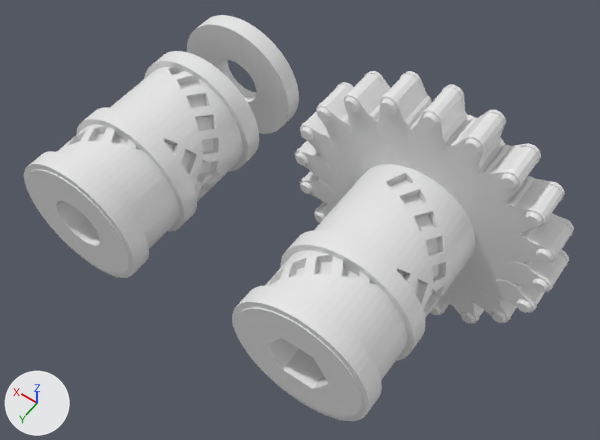
Before and after pictures for a commit that changed the glTF model web/stl/rollers.glb.
Both versions are drawn from a camera (50 mm lens) standing at (-30.7, 31.5, 97.7) and looking at (14.7, -32.2, -2.3). Every picture has the same lights, and +X, +Y and +Z are marked at lower left. The picture after the commit comes second.

The first picture shows 'OpenSCAD_Model'.
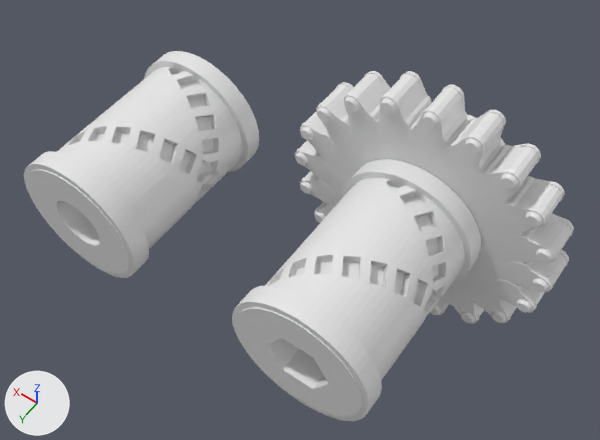
What the commit changed:
me_openscad_model is used by ob_openscad_model.
me_openscad_model had 7272 vertices, 14556 faces and spanned x -22.1..51.0, y -61.0..-11.0, z -22.1..22.1.
me_openscad_model now has 6604 vertices, 13228 faces and spans x -22.1..51.0, y -61.0..-11.0, z -22.1..22.1.
me_openscad_model part 1: the loose piece of 240 vertices spanning x 29.0..51.0, y -51.8..-48.8, z -11.0..11.0 is deleted.
me_openscad_model part 2: 105 vertices moved from x -6.7..13.5, y -54.0..-22.1, z -16.4..11.0 to x -6.6..13.5, y -54.0..-23.3, z -16.4..11.0; 463 vertices removed from x -11.0..11.0, y -51.8..-22.1, z -11.0..11.0; 261 vertices added at x -11.0..8.0, y -51.0..-22.3, z -11.0..11.0.
me_openscad_model part 3: 2 vertices moved from x 33.3..40.0, y -25.1..-22.1, z -10.0..-7.4 to x 33.4..39.3, y -23.8..-23.3, z -10.0..-7.5; 288 vertices removed from x 29.0..51.0, y -25.1..-22.1, z -11.0..11.0; 62 vertices added at x 31.3..42.4, y -25.1..-22.3, z -10.0..10.0.

Boxes (x1, y1, x2, y2) around the edits, measured in the pictures (600 x 440 px; the box of a moved part takes in the faces that stretch with it):
'OpenSCAD_Model', reshaped (9% shorter)
    before: (24, 15, 574, 421)
    after: (24, 51, 574, 421)
part 1 of me_openscad_model, deleted
    before: (187, 15, 299, 134)
part 2 of me_openscad_model, moved or reshaped
    before: (269, 115, 506, 380)
    after: (269, 159, 481, 364)
part 3 of me_openscad_model, cut back
    before: (72, 67, 209, 249)
    after: (97, 71, 196, 249)
